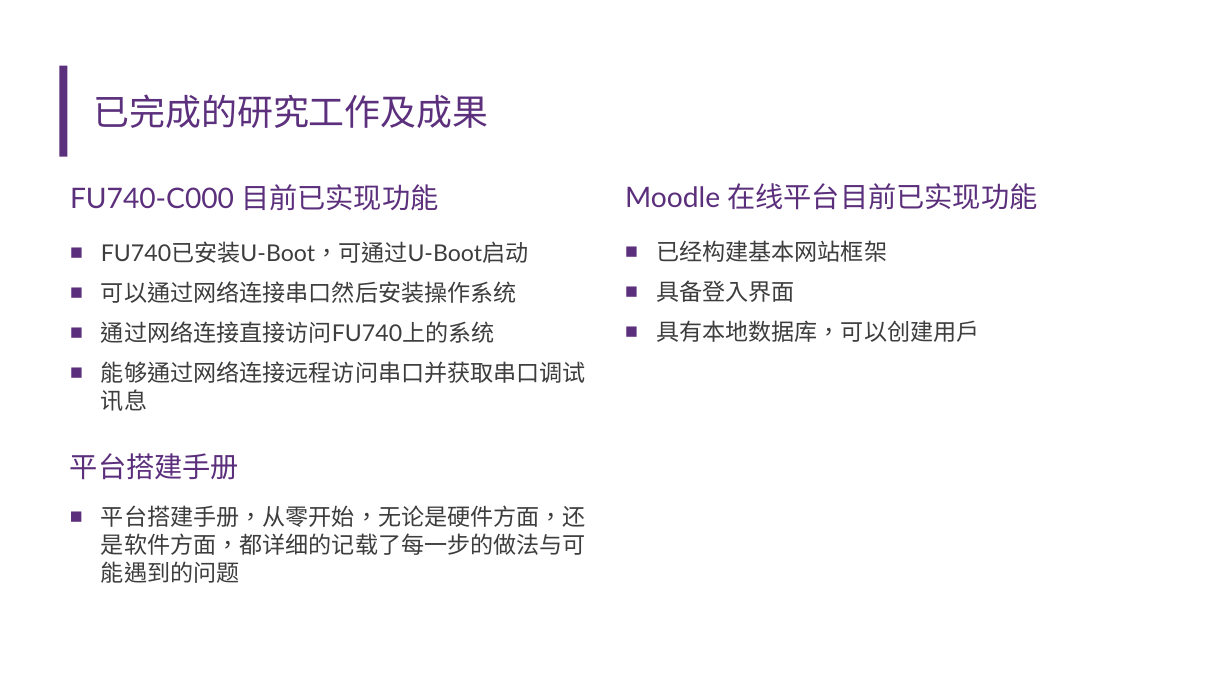
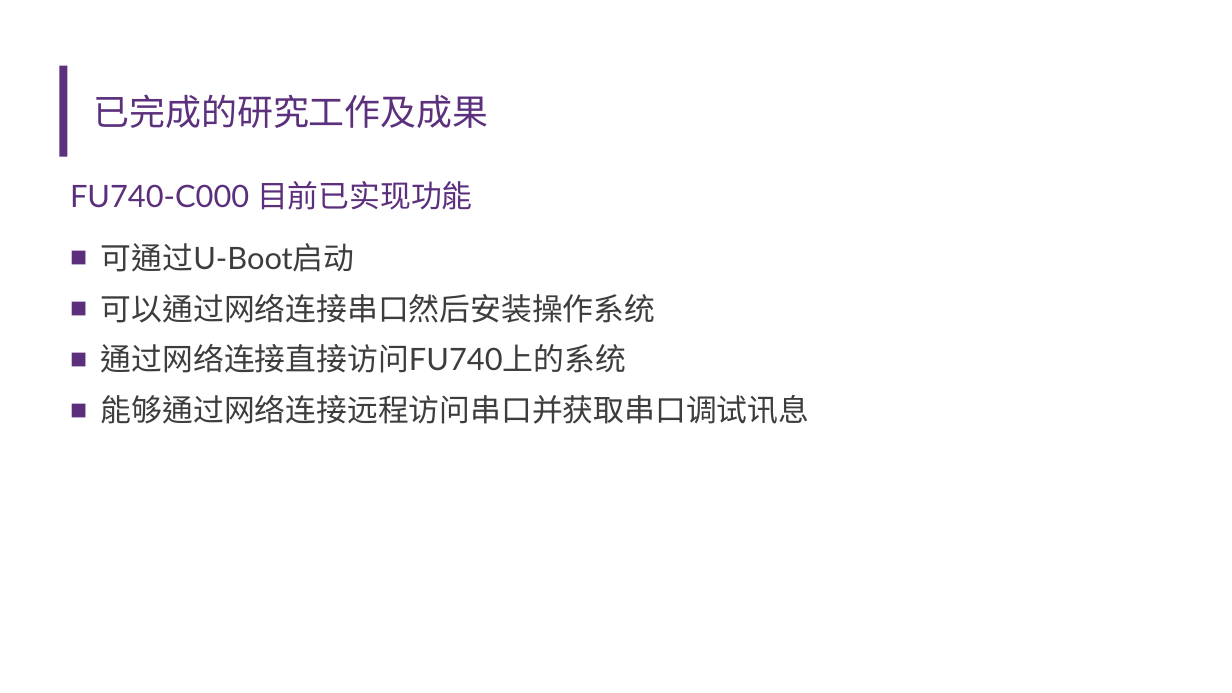
Before and after one commit to nubbi3/graduation-projects, a slide deck: slide 5 of PPT/6號中期答辯(更新版).pptx (slide 4 before the commit). Drawn at 1232x693 pixels with LibreOffice and Linux fonts; fonts in the diff are those of the drawing. Boxes give left, top, right and bottom in pixels: in the first picture for what was removed or moved away, otherwise in the second. Text is boxed around its words. In the diff, an @@ line names an element or a change of style, - is before the commit and + after.

```diff
--- a/PPT/6號中期答辯(更新版).pptx
+++ b/PPT/6號中期答辯(更新版).pptx
@@ text "FU740-C000 目前已实现功能" at (70, 181, 473, 210): size 22 to 24 pt @@
@@ text removed at (625, 183, 1037, 210) @@
-Moodle 在线平台目前已实现功能
@@ text at (101, 243, 354, 272): text changed; size 18 to 24 pt @@
-■ FU740已安装U-Boot，可通过U-Boot启动
+■ 可通过U-Boot启动
@@ text removed at (656, 240, 979, 342) @@
-■ 已经构建基本网站框架
-■ 具备登入界面
-■ 具有本地数据库，可以创建用户
@@ text at (101, 294, 809, 424): size 18 to 24 pt in "可以通过网络连接串口然后安装操作系统", "通过网络连接直接访问FU740上的系统", "能够通过网络连接远程访问串口并获取串口调试讯息"; more space between paragraphs @@
@@ text removed at (70, 453, 239, 480) @@
-平台搭建手册
@@ text removed at (101, 505, 586, 583) @@
-■ 平台搭建手册，从零开始，无论是硬件方面，还是软件方面，都详细的记载了每一步的做法与可能遇到的问题
```
Also in this commit, not shown: 9 other slides changed, 2 slides added, 10 other files.
